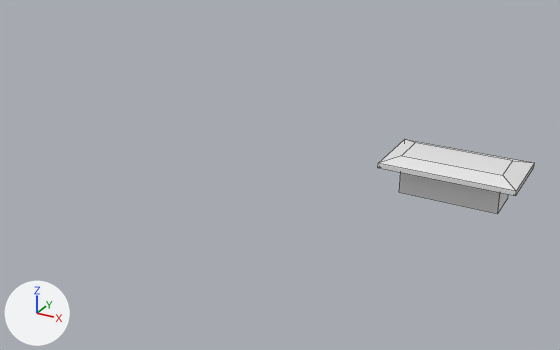
One commit to the FBX model BabylonDust/Assets/Resources/Models/Altar.FBX: the scene before it, then after it.
Both versions are drawn from a camera (50 mm lens) standing at (9.9, -65.9, 16.9) and looking at (-7.5, -34.1, 1.0). Arrows for +X, +Y and +Z are at lower left; the lights stay in place. Mesh edges are drawn as thin lines. Where no turn or scale is listed for an object, it has been applied to the vertices.

The first picture shows 'Patricia_Altar'.
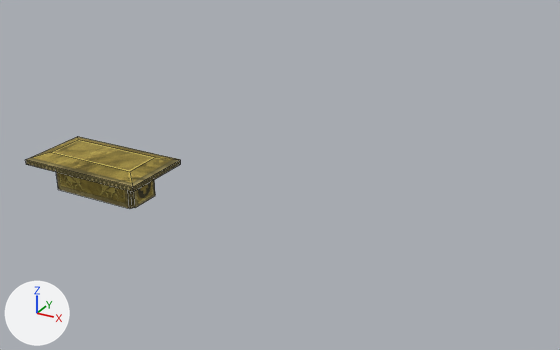
Changed parts and their boxes (x1, y1, x2, y2) in the pictures (560 x 350 px):
```json
{"object": "Patricia_Altar", "change": "reshaped, moved", "before": [378, 139, 534, 214], "after": [26, 136, 181, 209]}
{"part": 1, "of": "me_mesh", "change": "built on", "before": [399, 173, 508, 214], "after": [56, 172, 155, 209]}
{"part": 2, "of": "me_mesh", "change": "recoloured", "before": [378, 139, 534, 196], "after": [26, 136, 181, 192]}
```

Scene script edits in JSON lines:
```json
{"op": "add", "block": "img_altarcamaraambos_png", "code": ["img_altarcamaraambos_png = load_image('AltarCamaraAmbos.png', '../Textures/AltarCamaraAmbos.png', 512, 512, 'sRGB')"]}
{"op": "add", "block": "mat_material__20", "code": ["mat_material__20 = principled_material('Material #20')", "mat_material__20.texture = img_altarcamaraambos_png", "mat_material__20.roughness = 0.859"]}
{"block": "me_mesh", "where": "# used by ob_patricia_altar; location = (0.34, -30.07, 0.0)"}
{"op": "remove", "block": "me_mesh", "code": "me_mesh.from_pydata(...)  # 20 vertices, 18 faces; spans x -3.44..3.44, y -1.91..1.91, z 0.0..2.04"}
{"op": "add", "block": "me_mesh", "code": "me_mesh.from_pydata(...)  # 40 vertices, 29 faces; spans x -3.44..3.44, y -1.91..1.91, z 0.0..2.04"}
{"block": "me_mesh", "change": "me_mesh part 1"}
{"block": "me_mesh", "change": "8 vertices are removed from x -2.54..2.54, y -1.02..1.02, z 0.0..1.52"}
{"block": "me_mesh", "change": "9 faces are deleted"}
{"block": "me_mesh", "change": "16 vertices are added at x -2.68..2.68, y -1.16..1.16, z 0.0..1.52"}
{"block": "me_mesh", "change": "12 new vertices lie (0.0, 0.0, 1.52) away from vertices in x -2.54..2.54, y -1.02..1.02, z 0.0"}
{"block": "me_mesh", "change": "20 new faces join them"}
{"block": "me_mesh", "change": "me_mesh part 2: 9 faces spanning x -3.44..3.44, y -1.91..1.91, z 1.52..2.04 switch from no material to mat_material__20 (picture img_altarcamaraambos_png)"}
{"op": "set", "path": "ob_patricia_altar.location", "old": "(0.34, -30.07, 0.0)", "new": "(-15.51, -38.27, 0.0)"}
```
